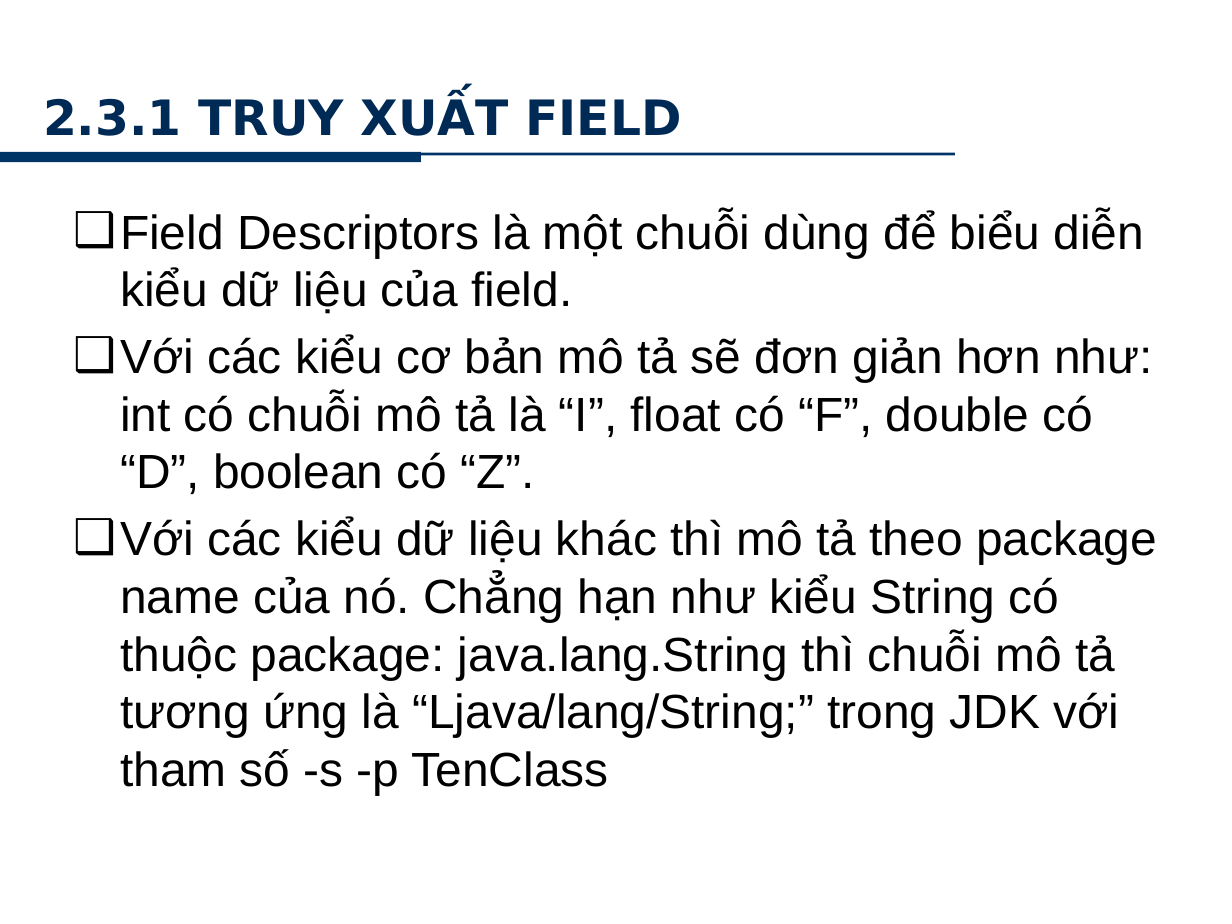
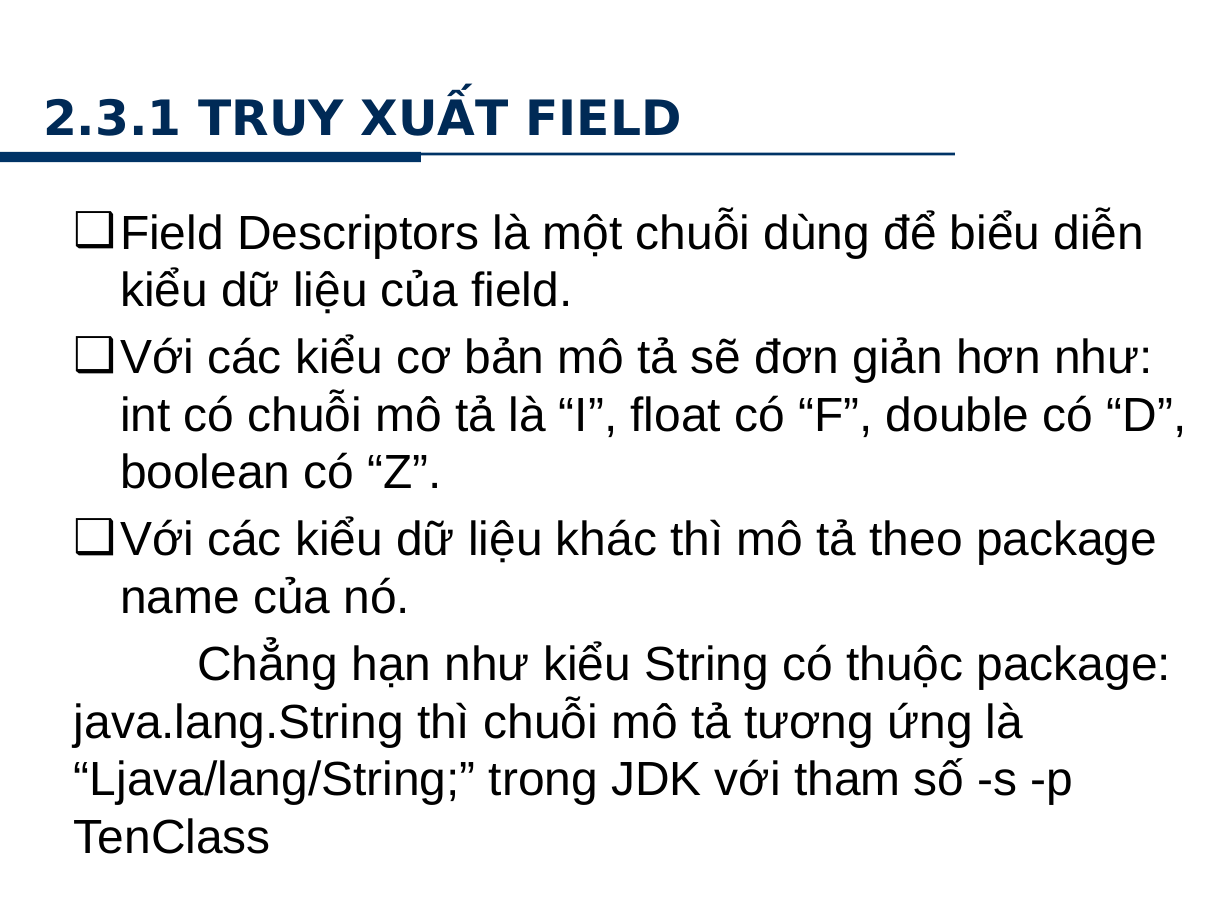
Before and after one commit to minhkhanh/UofS-Java, a slide deck: slide 14 of Seminar_JNI/Slide_00.pptx. Drawn at 1232x924 pixels with LibreOffice and Linux fonts; fonts in the diff are those of the drawing; background and template pictures are left out. Boxes give left, top, right and bottom in pixels: in the first picture for what was removed or moved away, otherwise in the second. Text is boxed around its words. In the diff, an @@ line names an element or a change of style, - is before the commit and + after.

```diff
--- a/Seminar_JNI/Slide_00.pptx
+++ b/Seminar_JNI/Slide_00.pptx
@@ text at [74, 518, 1171, 854]: text changed @@
-❑ Với các kiểu dữ liệu khác thì mô tả theo package name của nó. Chẳng hạn như kiểu String có thuộc package: java.lang.String thì chuỗi mô tả tương ứng là “Ljava/lang/String;” trong JDK với tham số -s -p TenClass
+❑ Với các kiểu dữ liệu khác thì mô tả theo package name của nó.
+Chẳng hạn như kiểu String có thuộc package: java.lang.String thì chuỗi mô tả tương ứng là “Ljava/lang/String;” trong JDK với tham số -s -p TenClass
```
Also in this commit, not shown: 13 other slides changed, 3 slides added.
